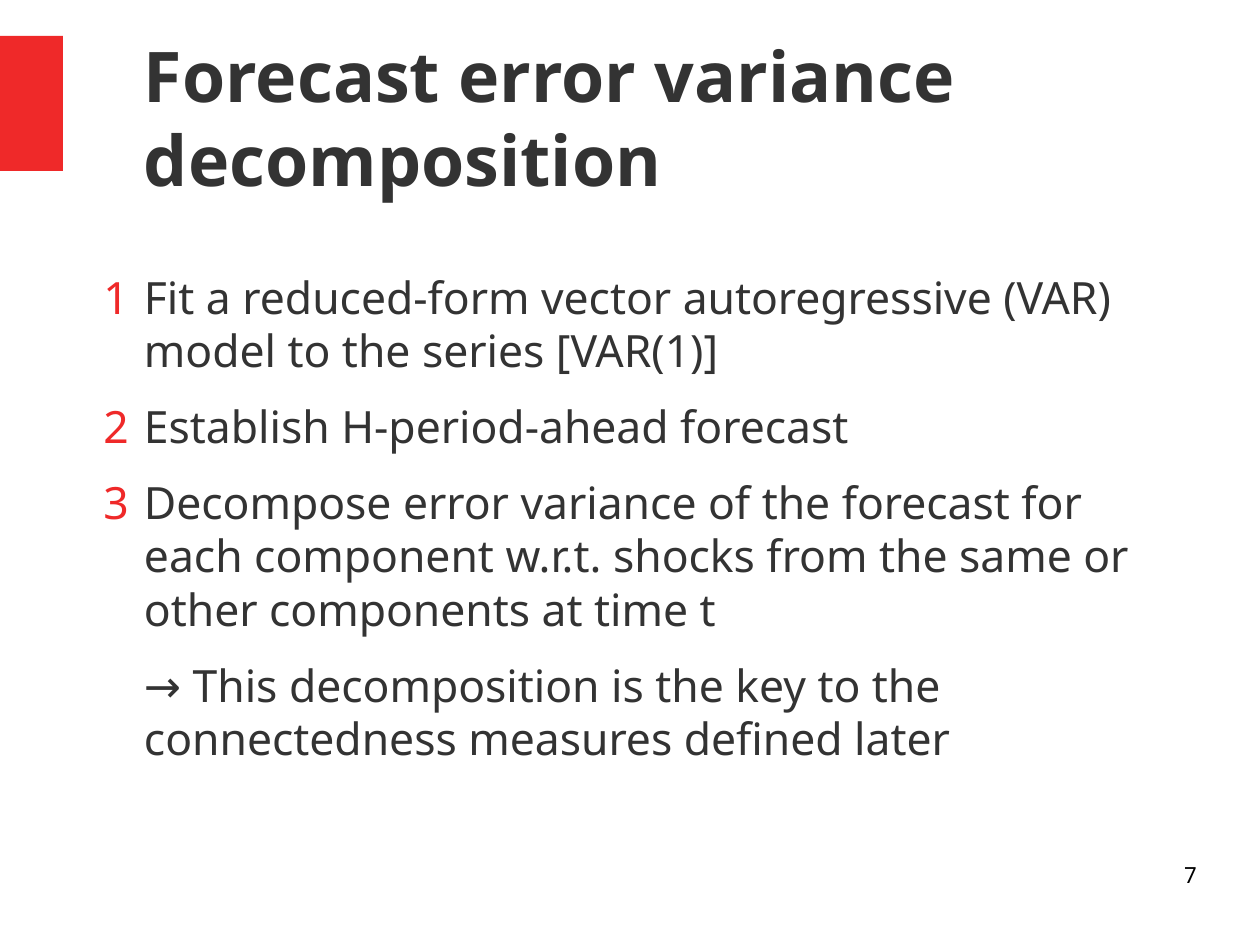
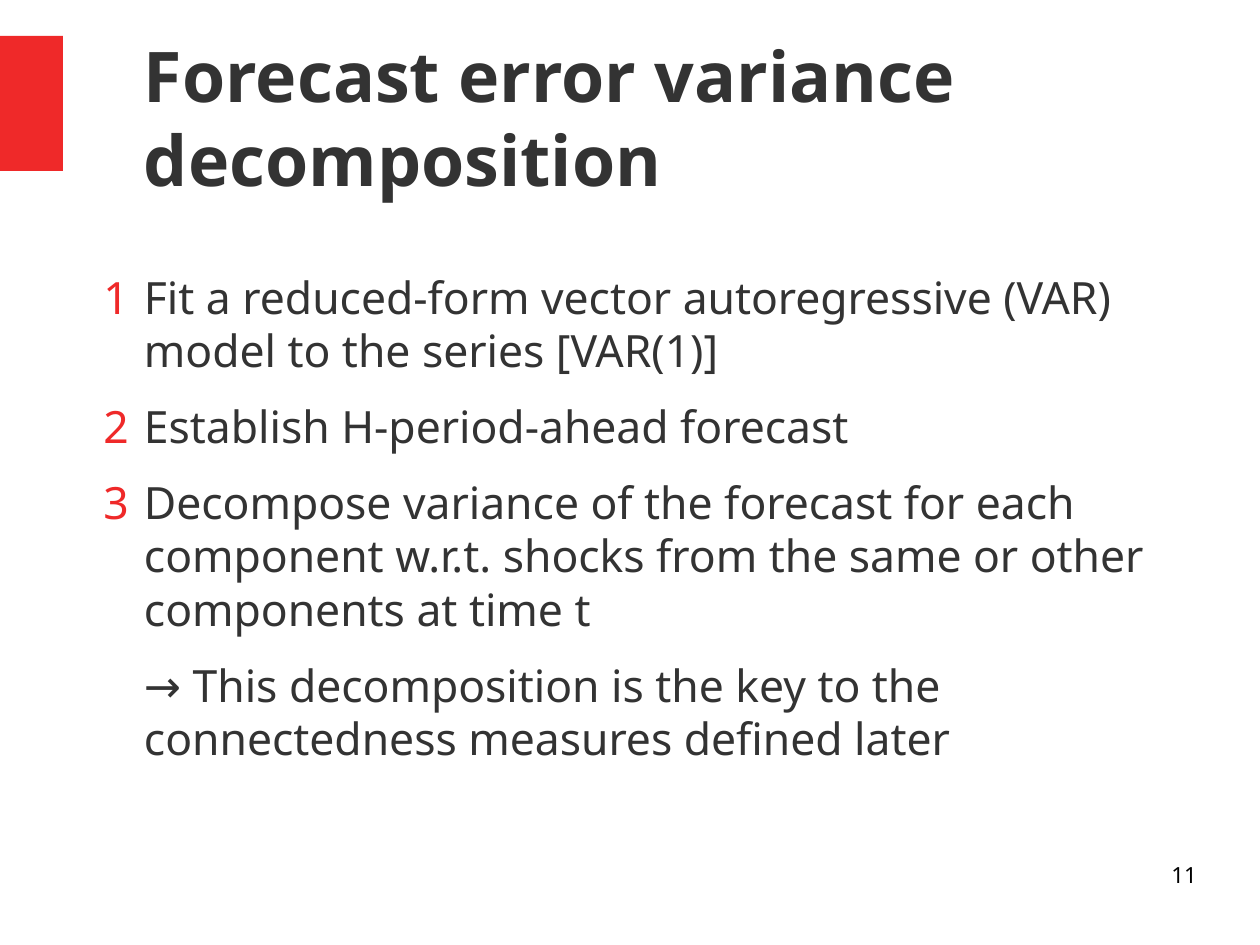
Before and after one commit to alexaoh/finance, a slide deck: slide 11 of NotesFromArticle.odp (slide 7 before the commit). Drawn at 1260x945 pixels with LibreOffice and Linux fonts; fonts in the diff are those of the drawing. Boxes give left, top, right and bottom in pixels: in the first picture for what was removed or moved away, otherwise in the second. Text is boxed around its words. In the diff, an @@ line names an element or a change of style, - is before the commit and + after.

```diff
--- a/NotesFromArticle.odp
+++ b/NotesFromArticle.odp
@@ text at (144, 485, 1144, 637): text changed @@
-3 Decompose error variance of the forecast for each component w.r.t. shocks from the same or other components at time t
+3 Decompose variance of the forecast for each component w.r.t. shocks from the same or other components at time t
@@ page number at (1171, 867, 1196, 883): text changed @@
-7
+11
```
Also in this commit, not shown: 2 other slides changed.
